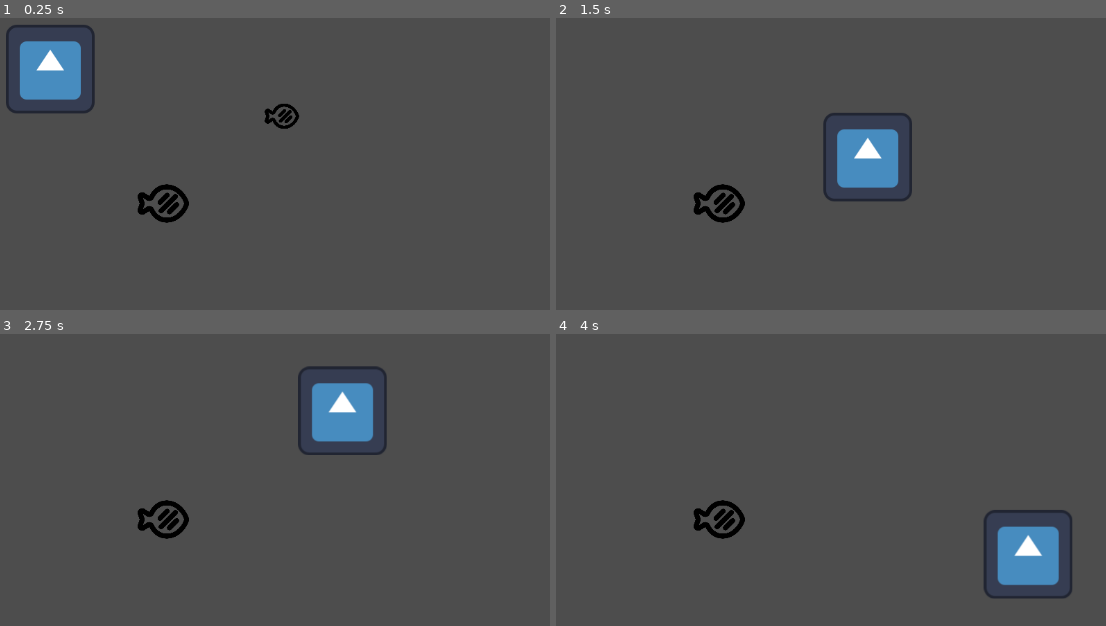
Above: before the commit, frames 1-4 (two rows, left to right).
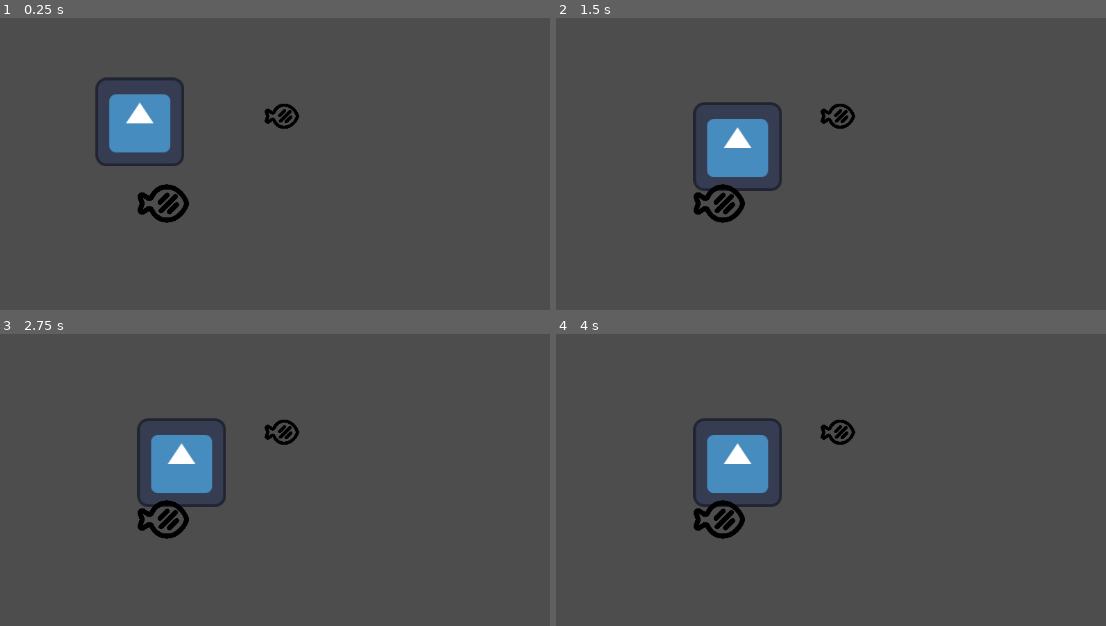
Above: after the commit, the same moments.

Repository: bryanjhdang/gmtk2024
Game: Godot game, scene res://scenes/sandbox.tscn
The game is run twice, just before and just after one commit, with the same random seed, the same clock (stepped at 60 frames per second) and the same inputs. The engine's default icon, where the game draws it, is replaced by a stand-in: a white triangle on a blue panel in a dark square.
Inputs (mouse positions are in pixels of both pictures, inside the frame that each line leads up to):
- Up to frame 1 (0.25 s): no input
- Up to frame 2 (1.5 s): move the mouse to (996, 172) at 0.52 s; press the mouse at (996, 172) at 0.53 s; tap Q (dash) at 0.6 s; move the mouse to (660, 216) at 1.27 s; release the mouse at (660, 216) at 1.28 s; click (660, 216) at 1.35 s
- Up to frame 3 (2.75 s): tap Q (dash) at 1.55, 2.1 s; tap Enter at 2 s; move the mouse to (341, 412) at 2.02 s; press the mouse at (341, 412) at 2.03 s
- Up to frame 4 (4 s): move the mouse to (776, 599) at 2.77 s; release the mouse at (776, 599) at 2.78 s; click (776, 599) at 2.85 s; tap Q (dash) at 3.05, 3.6 s; tap Space at 3.5 s; move the mouse to (1056, 579) at 3.52 s; press the mouse at (1056, 579) at 3.53 s

The runs differ from the first frame. In frame 1, 5.8% of the frame differs, in the area x 1-34%, y 2-51%; in frame 2, 6.0%; in frame 3, 6.0%, in the area x 24-71%, y 10-60%; in frame 4, 6.0%.

Commit message:
Fix jittering

Diff:
--- a/characters/player/player.gd
+++ b/characters/player/player.gd
@@ -2,32 +2,57 @@
 
 @onready var game_manager = %GameManager
 
-const SPEED = 600.0
+# Player stats
+const SPEED: float = 600.0
+var health: int = 3
+
 var mouse_position = null
+var BOUND = 2
 
 # Character movement - the player follows the mouse when left click is held
 func _physics_process(delta: float) -> void:
-	# TODO: Comment this out if you want to maintain velocity after stop clicking
-	velocity = Vector2(0,0)
 	mouse_position = get_global_mouse_position()
 
-	if Input.is_action_pressed("move"):
-		var direction = (mouse_position - position).normalized()
-		velocity = (direction * SPEED)
+	var direction = (mouse_position - position).normalized()
+	velocity = (direction * SPEED)
 
-	move_and_slide()
+	if abs(mouse_position.x - position.x) >= BOUND and abs(mouse_position.y - position.y) >= BOUND:
+		move_and_slide()
+
+
+
+func _process(delta: float) -> void:
+	pass
 
 
 # Moves the player forward a certain amount
-func dash() -> void:
+func _dash() -> void:
 	print("dash")
 
 
 # The player bites on an enemy giving bonus combos
-func chomp() -> void:
+func _chomp() -> void:
 	pass
 
 
 # If combo meter is full, it activates a temporary speed boost and invincibility
-func frenzy() -> void:
+func _frenzy() -> void:
 	pass
+
+# An enemy should call this function if the player gets hit
+func get_hurt(damage: int) -> void:
+	health -= damage
+	if (health > 0):
+		_damaged()
+	else:
+		_die()
+
+
+func _damaged() -> void:
+	# knockback, temp invincibility
+	print("got hit")
+
+
+func _die() -> void:
+	# play death animation, call end game
+	print("died")
